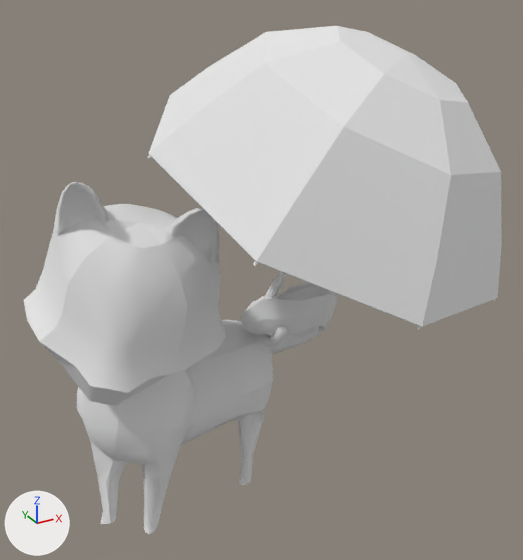
The OBJ model ChiBaApp/app/src/main/assets/models/umbrella/umbrella_Frame17.obj as it was, and as the next commit left it.
Before and after are seen from a 50 mm lens placed at (-5.24, -12.67, 11.38), pointed at (1.21, -0.94, 5.51). Lighting does not change. The marker at lower left points along +X, +Y and +Z. Where no turn or scale is listed for an object, it has been applied to the vertices.

Objects in the first picture: 'umbrella_Frame17'.
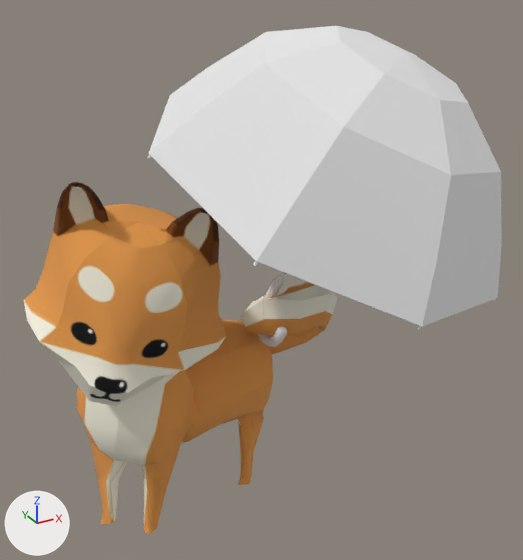
Where the change shows, as pixel boxes [x1, y1, x2, y2] in the pictures (523 x 560 px):
'umbrella_Frame17', surface changed (grey to orange)
    both: [24, 182, 334, 534]

Edits to the bpy script that builds the scene:
```text
Add img_chiba_jpg:
    img_chiba_jpg = load_image('chiba.jpg', 'chiba.jpg', 2048, 2048, 'sRGB')
Change mat_newrigging_lambert2sg:
    remove mat_newrigging_lambert2sg.base_color = (0.8, 0.8, 0.8)  # white #e7e7e7
    add mat_newrigging_lambert2sg.texture = img_chiba_jpg
```
